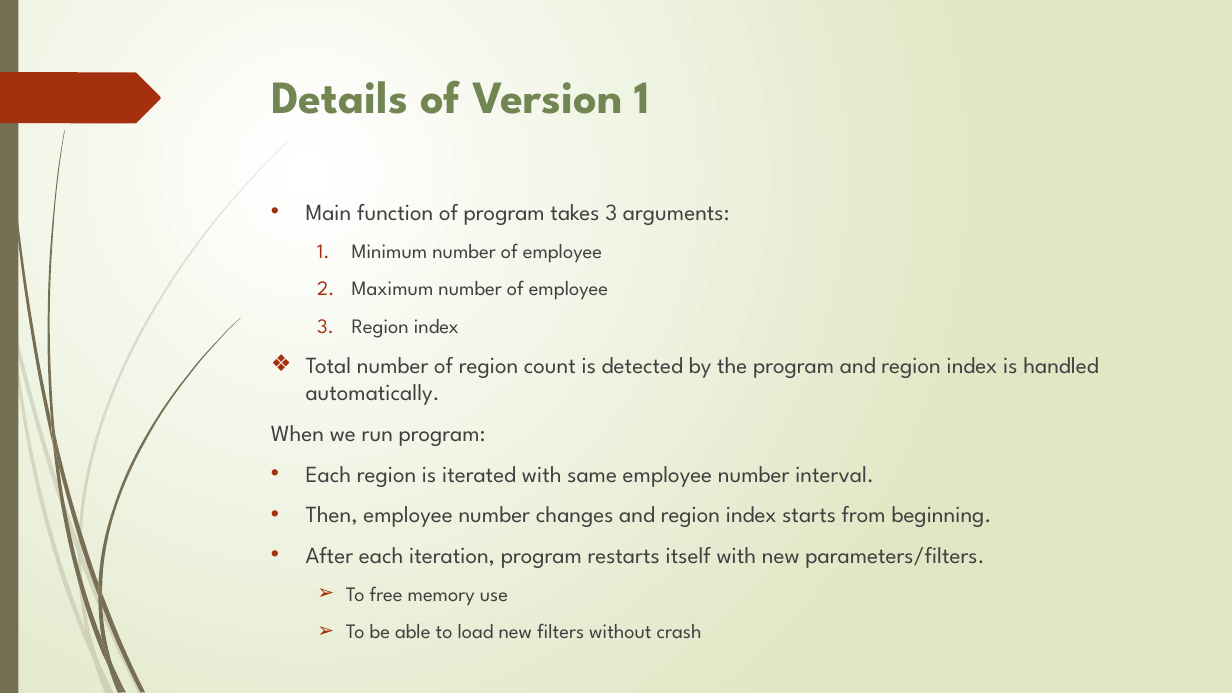
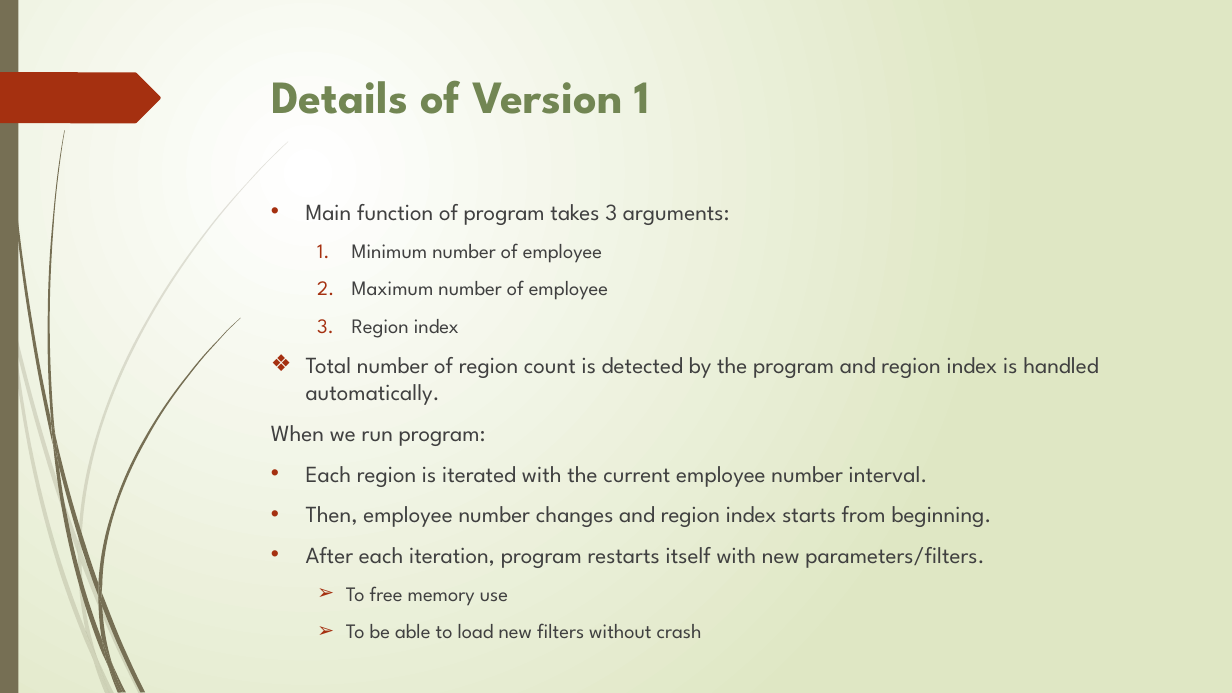
Before and after one commit to storm999/FullyAutomatedDataScrapingToolForInnoscriptaHackathon, a slide deck: slide 7 of data scraping.pptx. Drawn at 1232x693 pixels with LibreOffice and Linux fonts; fonts in the diff are those of the drawing. Boxes give left, top, right and bottom in pixels: in the first picture for what was removed or moved away, otherwise in the second. Text is boxed around its words. In the diff, an @@ line names an element or a change of style, - is before the commit and + after.

Commit message:
slide

```diff
--- a/data scraping.pptx
+++ b/data scraping.pptx
@@ text at bbox=[306, 466, 928, 487]: text changed @@
-• Each region is iterated with same employee number interval.
+• Each region is iterated with the current employee number interval.
```
Also in this commit, not shown: 1 other slide changed.
